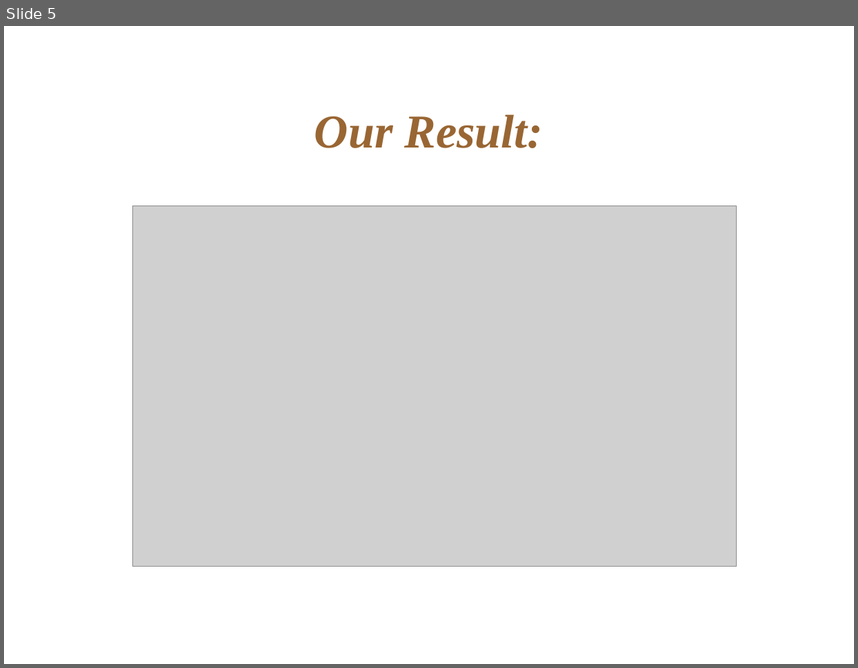
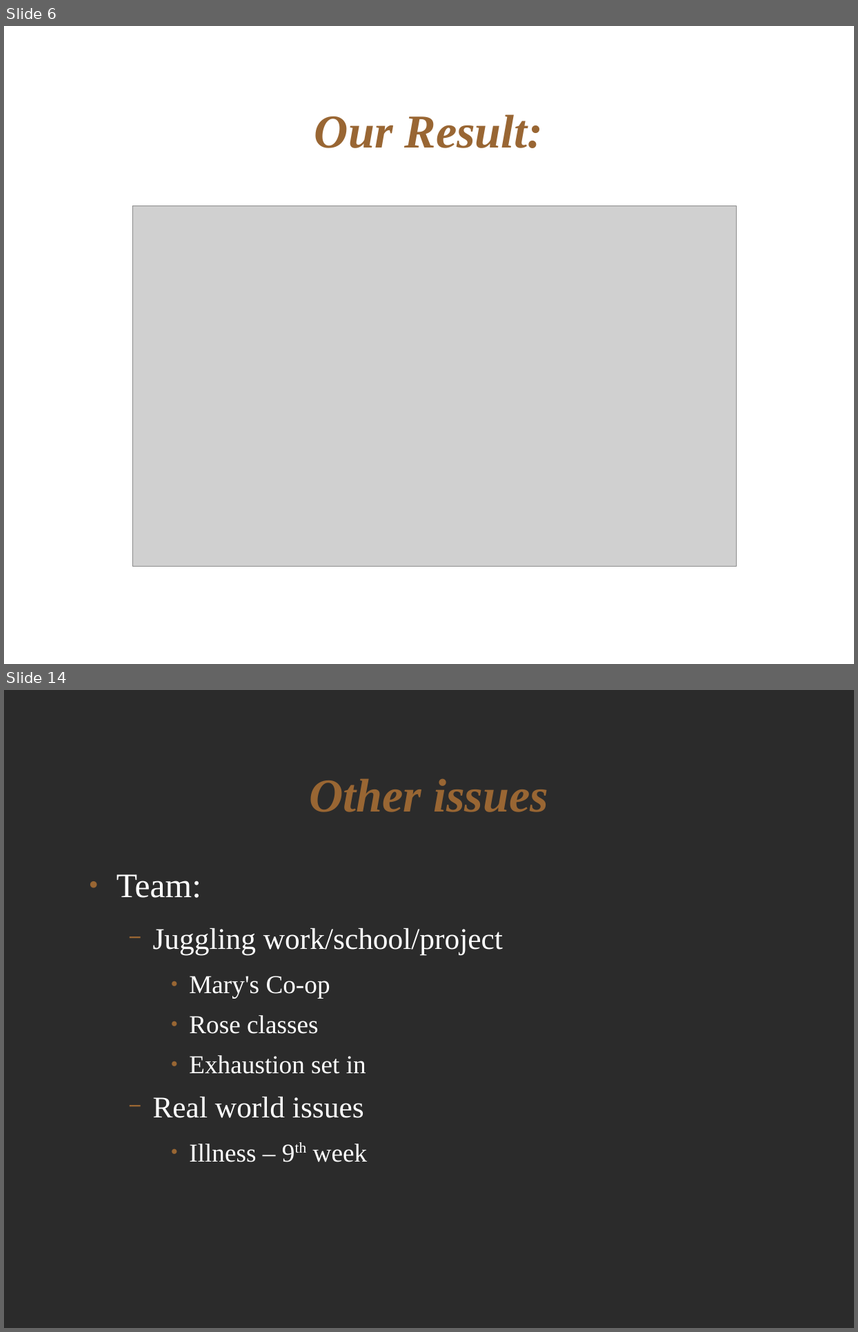
Before and after one commit to cassandracomar/VAFusion2, a slide deck: doc/final_slides.odp. Shown one above the other, each under a label of ours: slide 5 before the commit, slides 6 and 14 after it; the slides between them are not shown. The pictures are 858x668 and 858x1332 pixels, drawn with LibreOffice and Linux fonts; fonts in the diff are those of the drawing; grey boxes stand for pictures; background and template pictures are left out; a plain dark background stands for a picture behind light text. Boxes give left, top, right and bottom in pixels: in the first picture for what was removed or moved away, otherwise in the second. Text is boxed around its words. In the diff, an @@ line names an element or a change of style, - is before the commit and + after.

```diff
--- a/doc/final_slides.odp
+++ b/doc/final_slides.odp
@@ slide 14 added at [4, 690, 854, 1328], background picture (left out) @@
@@ title added at [309, 778, 548, 812], 44 pt, text #996633, bold, italic @@
+Other issues
@@ text added at [116, 874, 503, 1162], 24 pt, text #FFFFFF @@
+● Team:
+  − Juggling work/school/project
+    ● Mary's Co-op
+    ● Rose classes
+    ● Exhaustion set in
+  − Real world issues
+    ● Illness – 9th week
@@ what was slide 5 is now slide 6 @@
```
Also in this commit, not shown: 9 other slides added.
